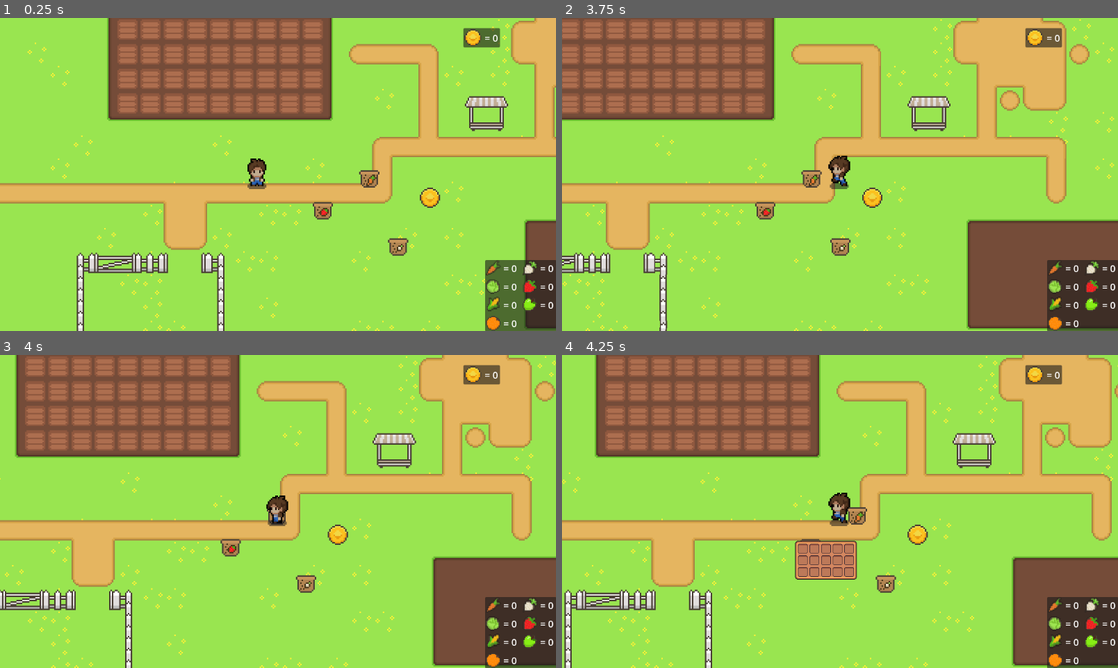
Above: before the commit, frames 1-4 (two rows, left to right).
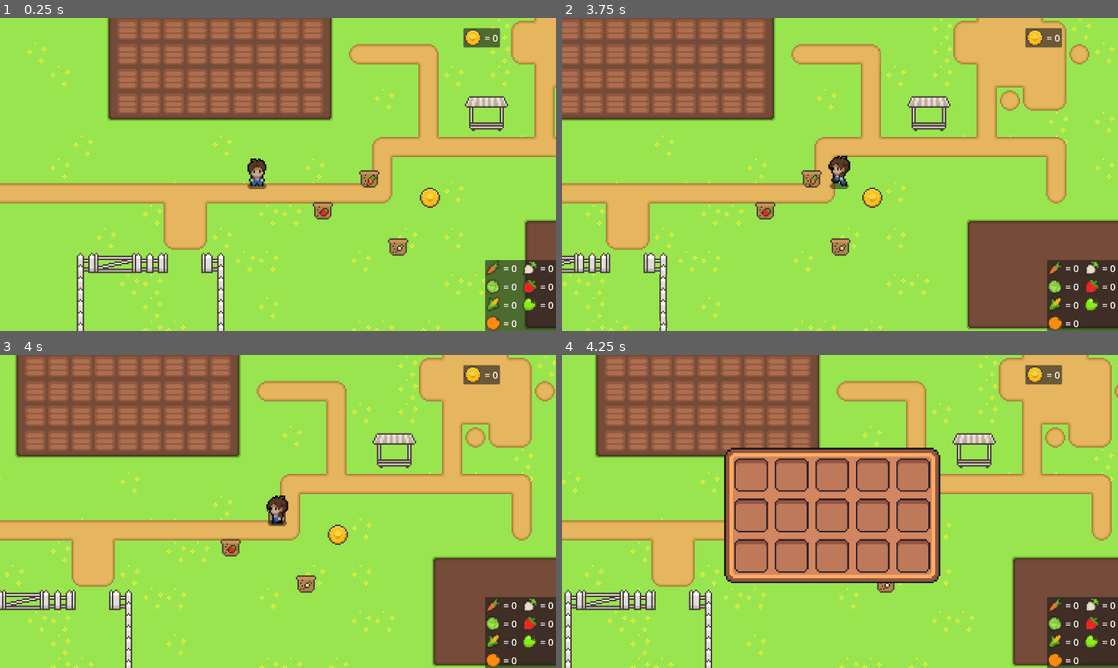
Above: after the commit, the same moments.

Repository: Puuggordo/SDD_Godot_Farming
Game: Godot game, scene res://world.tscn
Same seed, same stepped clock (60 frames per second), same inputs: the game is played once before the commit and once after it.
Inputs (mouse positions are in pixels of both pictures, inside the frame that each line leads up to):
- Up to frame 1 (0.25 s): no input
- Up to frame 2 (3.75 s): tap Enter at 0.5 s; move the mouse to (689, 30) at 0.52 s; press the mouse at (689, 30) at 0.53 s; hold D (right) 0.53-1.28 s; move the mouse to (656, 30) at 1.27 s; release the mouse at (656, 30) at 1.28 s; hold S (down) 1.28-2.03 s; click (656, 30) at 1.35 s; move the mouse to (628, 24) at 2.02 s; press the mouse at (628, 24) at 2.03 s; hold D (right) 2.03-2.78 s; move the mouse to (573, 21) at 2.77 s; release the mouse at (573, 21) at 2.78 s; hold W (up) 2.78-3.53 s; click (573, 21) at 2.85 s; move the mouse to (595, 27) at 3.52 s; press the mouse at (595, 27) at 3.53 s; hold Left (left) from 3.53 s (still down)
- Up to frame 3 (4 s): keep holding Left (left)
- Up to frame 4 (4.25 s): keep holding Left (left); tap E (toggle_inventory) at 4.15 s

Frames 1-3 are identical in both runs. In frame 4, 16% of the frame differs, in the area x 29-69%, y 29-73%.

Commit message:
Continued inventory system
https://www.youtube.com/watch?v=EYJTwS8emeE&list=PLMQtM2GgbPEW__dODFVRPNF2TBry25IK4&index=2

able to add item resources into inventory array

Diff:
--- /dev/null
+++ b/InventoryItems.gd
@@ -0,0 +1,6 @@
+extends Resource
+
+class_name InventoryItem
+
+@export var items = ""
+@export var texture: Texture2D
--- /dev/null
+++ b/InventorySlot.gd
@@ -0,0 +1,6 @@
+extends Resource
+
+class_name InventorySlot
+
+@export var item: InventoryItem
+@export var amount: int
--- /dev/null
+++ b/Seed.tres
@@ -0,0 +1,9 @@
+[gd_resource type="Resource" script_class="InventoryItem" load_steps=3 format=3 uid="uid://c876u624jsqtg"]
+
+[ext_resource type="Script" path="res://InventoryItems.gd" id="1_j4gk4"]
+[ext_resource type="Texture2D" uid="uid://8pn4roac3kh6" path="res://Sprites/InventoryRect.png" id="2_bky8y"]
+
+[resource]
+script = ExtResource("1_j4gk4")
+items = "Seed"
+texture = ExtResource("2_bky8y")
--- a/inventory.gd
+++ b/inventory.gd
@@ -4,6 +4,18 @@
 signal closed
 
 var isOpen = false
+
+@onready var inventory = preload("res://playerInventory.tres")
+@onready var slots = $NinePatchRect/GridContainer.get_children()
+
+
+func _ready():
+	update()
+
+func update():
+	for i in range(min(inventory.slots.size(),slots.size())):
+		slots[i].update(inventory.slots[i])
+
 
 func open():
 	visible = true
--- /dev/null
+++ b/inventory_res.gd
@@ -0,0 +1,5 @@
+extends Resource
+
+class_name Inventory
+
+@export var slots: Array[InventorySlot]
--- /dev/null
+++ b/playerInventory.tres
@@ -0,0 +1,68 @@
+[gd_resource type="Resource" script_class="Inventory" load_steps=18 format=3 uid="uid://biqt40pe0yii4"]
+
+[ext_resource type="Script" path="res://inventory_res.gd" id="1_knvaq"]
+[ext_resource type="Script" path="res://InventorySlot.gd" id="2_lf5mw"]
+
+[sub_resource type="Resource" id="Resource_4asc3"]
+script = ExtResource("2_lf5mw")
+amount = 0
+
+[sub_resource type="Resource" id="Resource_rnmhv"]
+script = ExtResource("2_lf5mw")
+amount = 0
+
+[sub_resource type="Resource" id="Resource_he0k0"]
+script = ExtResource("2_lf5mw")
+amount = 0
+
+[sub_resource type="Resource" id="Resource_r3urf"]
+script = ExtResource("2_lf5mw")
+amount = 0
+
+[sub_resource type="Resource" id="Resource_t2end"]
+script = ExtResource("2_lf5mw")
+amount = 0
+
+[sub_resource type="Resource" id="Resource_5i2xu"]
+script = ExtResource("2_lf5mw")
+amount = 0
+
+[sub_resource type="Resource" id="Resource_5fnp4"]
+script = ExtResource("2_lf5mw")
+amount = 0
+
+[sub_resource type="Resource" id="Resource_rtaek"]
+script = ExtResource("2_lf5mw")
+amount = 0
+
+[sub_resource type="Resource" id="Resource_dgr4b"]
+script = ExtResource("2_lf5mw")
+amount = 0
+
+[sub_resource type="Resource" id="Resource_ga8o3"]
+script = ExtResource("2_lf5mw")
+amount = 0
+
+[sub_resource type="Resource" id="Resource_byww3"]
+script = ExtResource("2_lf5mw")
+amount = 0
+
+[sub_resource type="Resource" id="Resource_m2o4d"]
+script = ExtResource("2_lf5mw")
+amount = 0
+
+[sub_resource type="Resource" id="Resource_5oadn"]
+script = ExtResource("2_lf5mw")
+amount = 0
+
+[sub_resource type="Resource" id="Resource_y8jwk"]
+script = ExtResource("2_lf5mw")
+amount = 0
+
+[sub_resource type="Resource" id="Resource_6lx58"]
+script = ExtResource("2_lf5mw")
+amount = 0
+
+[resource]
+script = ExtResource("1_knvaq")
+slots = Array[ExtResource("2_lf5mw")]([SubResource("Resource_4asc3"), SubResource("Resource_rnmhv"), SubResource("Resource_he0k0"), SubResource("Resource_r3urf"), SubResource("Resource_t2end"), SubResource("Resource_5i2xu"), SubResource("Resource_5fnp4"), SubResource("Resource_rtaek"), SubResource("Resource_dgr4b"), SubResource("Resource_ga8o3"), SubResource("Resource_byww3"), SubResource("Resource_m2o4d"), SubResource("Resource_5oadn"), SubResource("Resource_y8jwk"), SubResource("Resource_6lx58")])
--- a/project.godot
+++ b/project.godot
@@ -21,7 +21,6 @@
 [display]
 
 window/stretch/mode="viewport"
-window/stretch/aspect="ignore"
 
 [input]
 
--- /dev/null
+++ b/slot.gd
@@ -0,0 +1,13 @@
+extends Panel
+
+@onready var backgroundSprite = $background
+@onready var itemSprite = $CenterContainer/Panel/item
+
+func update(slot: InventorySlot):
+	if !slot.item:
+		backgroundSprite.frame = 0
+		itemSprite.visible = false
+	else:
+		backgroundSprite.frame = 1
+		itemSprite.visible = true
+		itemSprite.texture = slot.item.texture
--- a/slot.tscn
+++ b/slot.tscn
@@ -1,5 +1,6 @@
-[gd_scene load_steps=2 format=3 uid="uid://dnrogghhhyjiy"]
+[gd_scene load_steps=3 format=3 uid="uid://dnrogghhhyjiy"]
 
+[ext_resource type="Script" path="res://slot.gd" id="1_evd5e"]
 [ext_resource type="Texture2D" uid="uid://caxo7ud45bsw4" path="res://Sprites/inventorySlot.png" id="1_k51db"]
 
 [node name="Slot" type="Panel"]
@@ -7,8 +8,21 @@
 custom_minimum_size = Vector2(20, 20)
 offset_right = 20.0
 offset_bottom = 20.0
+size_flags_horizontal = 3
+size_flags_vertical = 3
+script = ExtResource("1_evd5e")
 
-[node name="Sprite2D" type="Sprite2D" parent="."]
+[node name="background" type="Sprite2D" parent="."]
 texture = ExtResource("1_k51db")
 centered = false
 vframes = 2
+
+[node name="CenterContainer" type="CenterContainer" parent="."]
+layout_mode = 0
+offset_right = 20.0
+offset_bottom = 20.0
+
+[node name="Panel" type="Panel" parent="CenterContainer"]
+layout_mode = 2
+
+[node name="item" type="Sprite2D" parent="CenterContainer/Panel"]
--- a/world.tscn
+++ b/world.tscn
@@ -952,13 +952,15 @@
 
 [node name="inventory_ui" type="CanvasLayer" parent="."]
 process_mode = 3
+scale = Vector2(3.5, 3.5)
+transform = Transform2D(3.5, 0, 0, 3.5, 0, 0)
 script = ExtResource("14_d07n6")
 
 [node name="Inventory" parent="inventory_ui" instance=ExtResource("15_5ywqk")]
-offset_left = 483.0
-offset_top = 385.0
-offset_right = 483.0
-offset_bottom = 385.0
+offset_left = 96.0961
+offset_top = 55.2553
+offset_right = 96.0961
+offset_bottom = 55.2553
 
 [connection signal="body_entered" from="front/belowstall" to="front" method="_on_belowstall_body_entered"]
 [connection signal="body_entered" from="front/abovestall" to="front" method="_on_abovestall_body_entered"]
